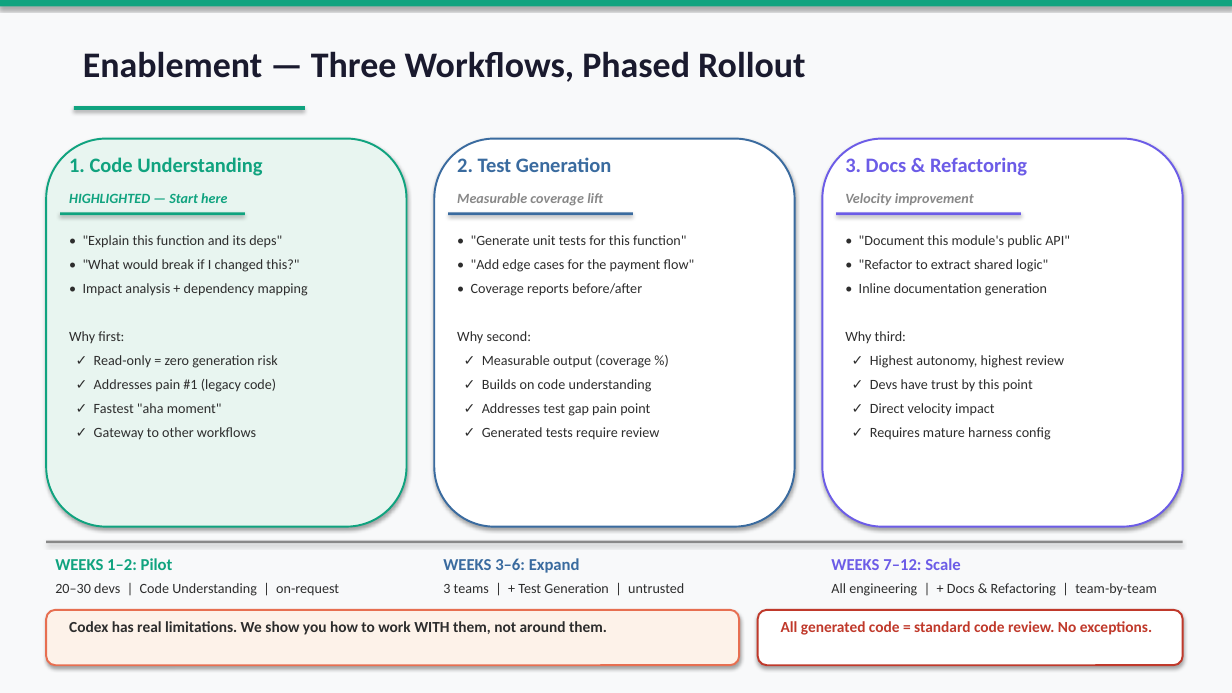
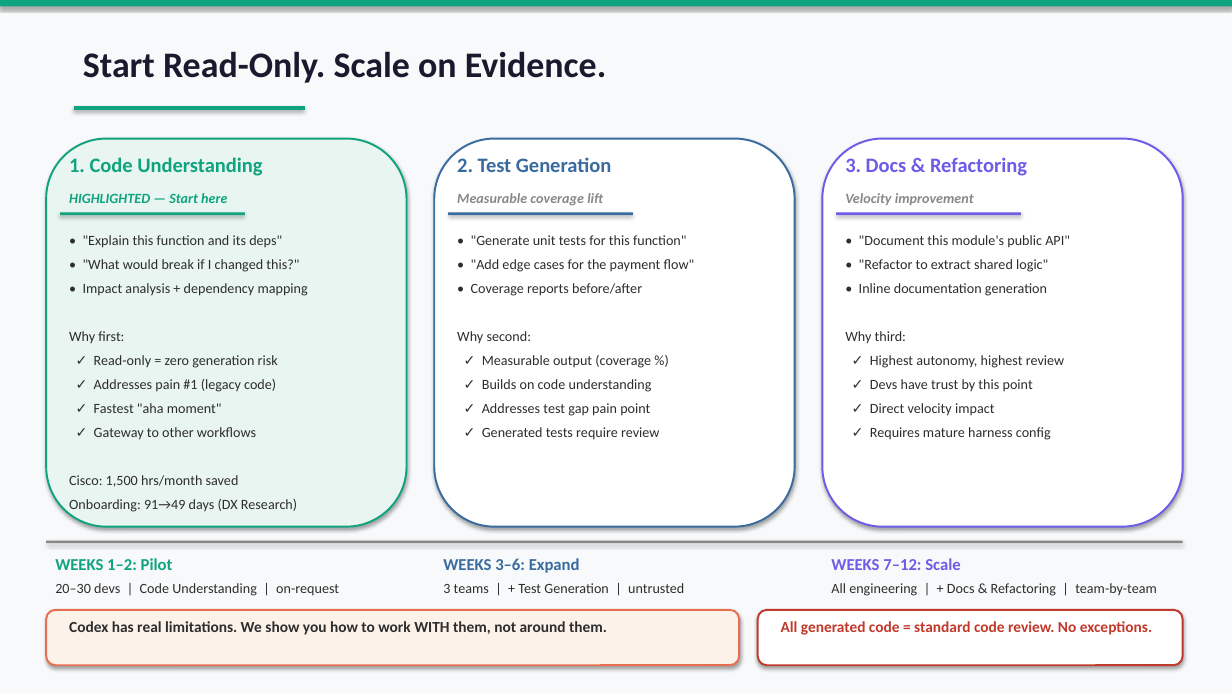
Before and after one commit to pretendhome/enablement, a slide deck: slide 5 of codex/codex_enablement_v2.pptx. Drawn at 1232x693 pixels with LibreOffice and Linux fonts; fonts in the diff are those of the drawing. Boxes give left, top, right and bottom in pixels: in the first picture for what was removed or moved away, otherwise in the second. Text is boxed around its words. In the diff, an @@ line names an element or a change of style, - is before the commit and + after.

```diff
--- a/codex/codex_enablement_v2.pptx
+++ b/codex/codex_enablement_v2.pptx
@@ text at [83,51,607,83]: text changed @@
-Enablement — Three Workflows, Phased Rollout
+Start Read-Only. Scale on Evidence.
@@ text added at [69,475,239,487], 11 pt, text #2D2D2D @@
+Cisco: 1,500 hrs/month saved
@@ text added at [69,499,297,513], 11 pt, text #2D2D2D @@
+Onboarding: 91→49 days (DX Research)
```
Also in this commit, not shown: 5 other slides changed, 6 other files.
